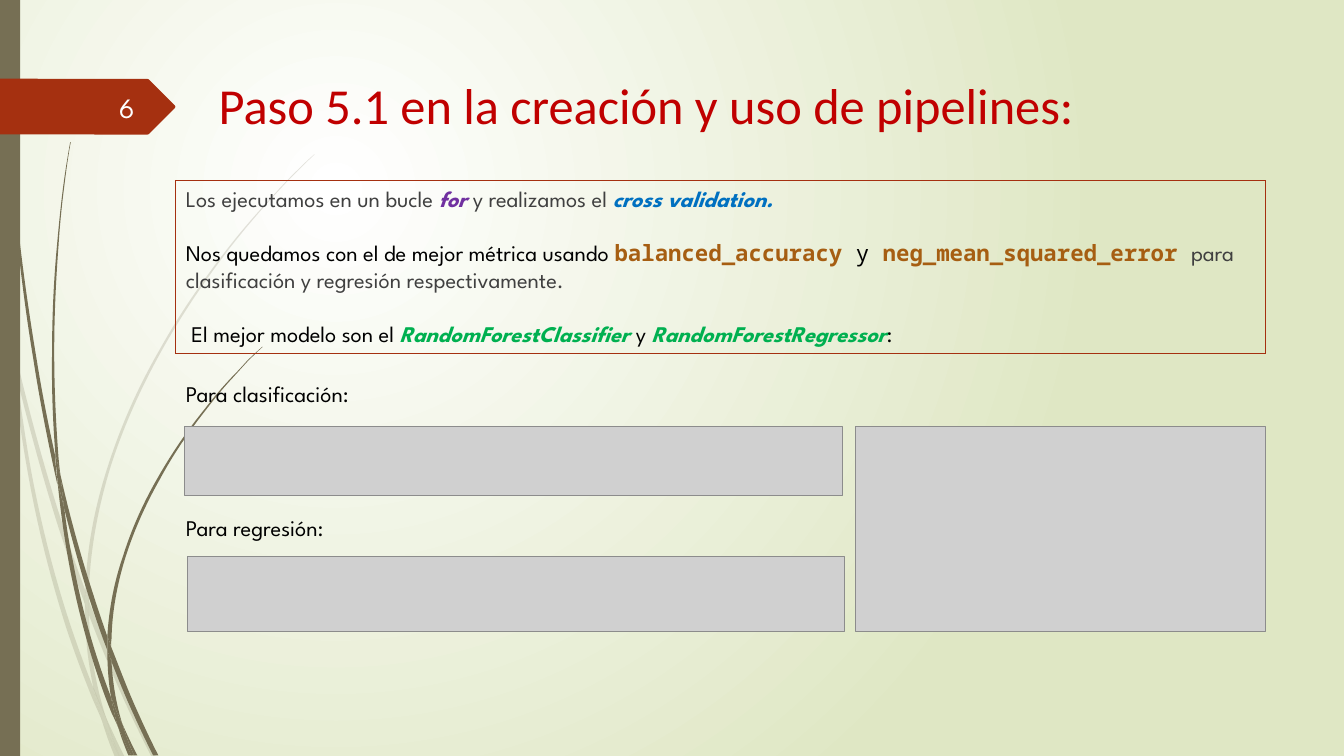
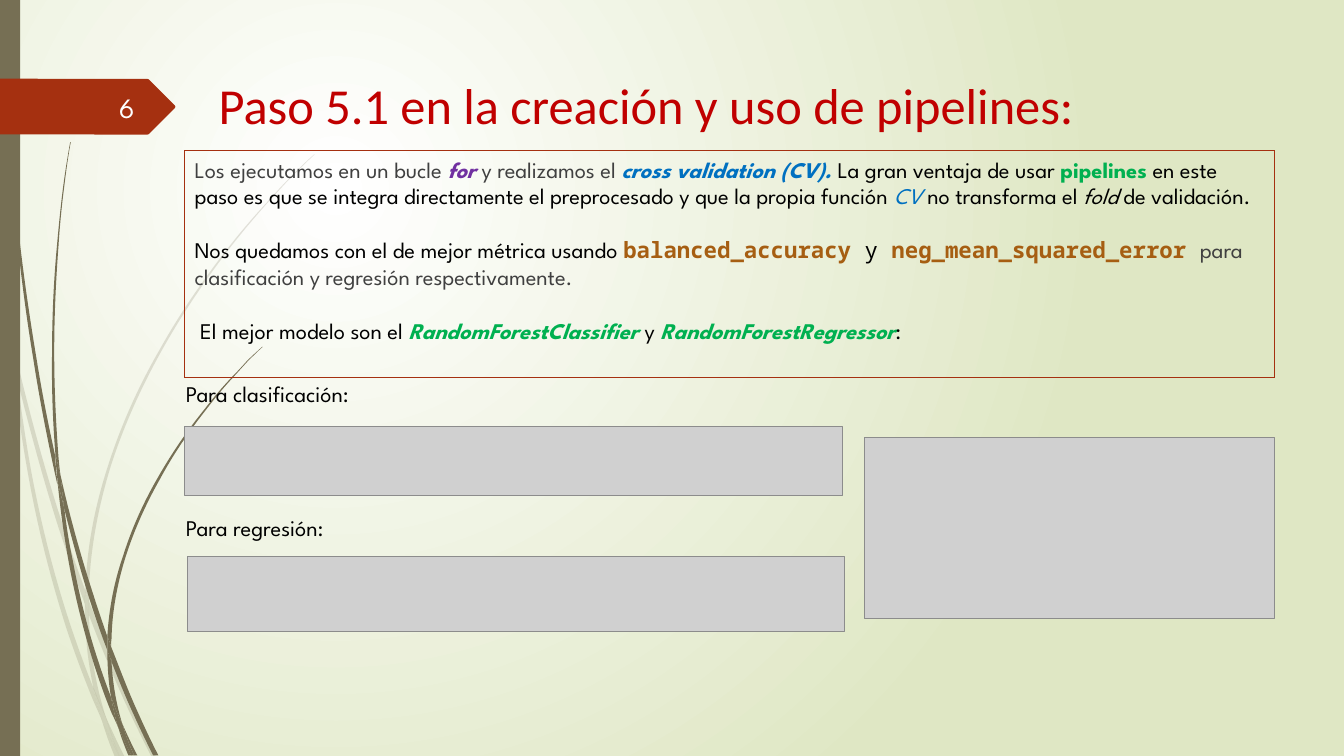
Before and after one commit to somm14/Pipelines_practica, a slide deck: slide 6 of Presentación_PIPELINES.pptx. Drawn at 1344x756 pixels with LibreOffice and Linux fonts; fonts in the diff are those of the drawing; grey boxes stand for pictures. Boxes give left, top, right and bottom in pixels: in the first picture for what was removed or moved away, otherwise in the second. Text is boxed around its words. In the diff, an @@ line names an element or a change of style, - is before the commit and + after.

```diff
--- a/Presentación_PIPELINES.pptx
+++ b/Presentación_PIPELINES.pptx
@@ rectangle "Los ejecutamos en un bucle ...": place and size @@
-rectangle "Los ejecutamos en un bucle ..." at <box>176,180,1266,354</box>
+rectangle "Los ejecutamos en un bucle ..." at <box>185,151,1274,379</box>
@@ text in rectangle at <box>195,162,1250,209</box>: text changed; text colour #404040 to #000000 @@
-Los ejecutamos en un bucle for y realizamos el cross validation.
+Los ejecutamos en un bucle for y realizamos el cross validation (CV). La gran ventaja de usar pipelines en este paso es que se integra directamente el preprocesado y que la propia función CV no transforma el fold de validación.
@@ picture: place and size @@
-picture at <box>856,426,1265,632</box>
+picture at <box>865,438,1274,619</box>
```
Also in this commit, not shown: 6 other slides changed.
